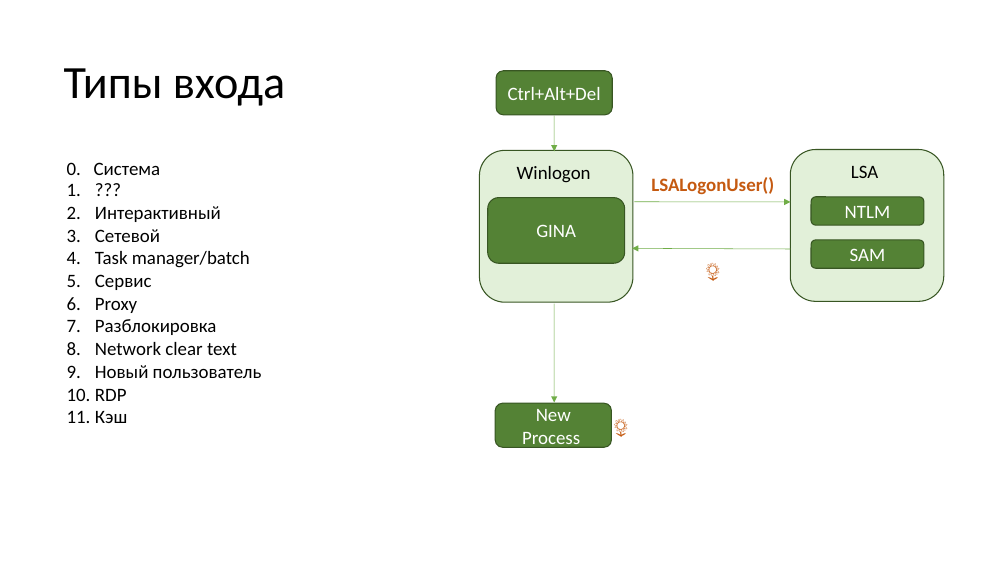
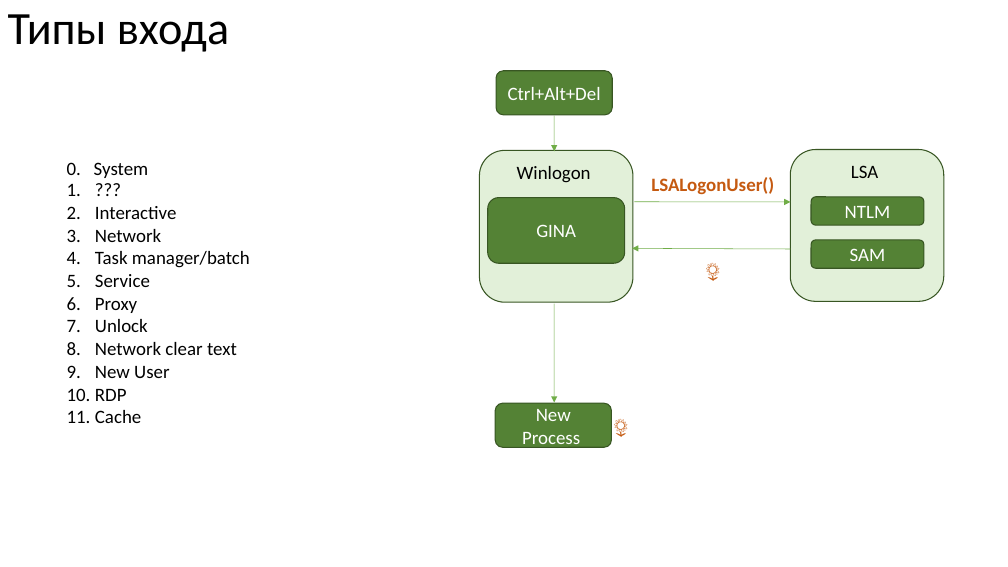
Before and after one commit to ShH01m3s/ShH01m3s.github.io, a slide deck: slide 9 of files/presentations/Presentation.pptx. Drawn at 1008x567 pixels with LibreOffice and Linux fonts; fonts in the diff are those of the drawing. Boxes give left, top, right and bottom in pixels: in the first picture for what was removed or moved away, otherwise in the second. Text is boxed around its words. In the diff, an @@ line names an element or a change of style, - is before the commit and + after.

```diff
--- a/files/presentations/Presentation.pptx
+++ b/files/presentations/Presentation.pptx
@@ title "Типы входа": place and size @@
-title "Типы входа" at bbox=[64, 68, 285, 106]
+title "Типы входа" at bbox=[8, 14, 229, 52]
@@ text at bbox=[67, 162, 149, 178]: text changed @@
-0. Система
+0. System
@@ text at bbox=[95, 206, 176, 242]: text changed @@
-2. Интерактивный
-3. Сетевой
+2. Interactive
+3. Network
@@ text at bbox=[95, 274, 150, 287]: text changed @@
-5. Сервис
+5. Service
@@ text at bbox=[95, 319, 148, 332]: text changed @@
-7. Разблокировка
+7. Unlock
@@ text at bbox=[95, 366, 169, 378]: text changed @@
-9. Новый пользователь
+9. New User
@@ text at bbox=[95, 410, 141, 423]: text changed @@
-11. Кэш
+11. Cache
```
Also in this commit, not shown: 3 other slides changed, 26 other files.
